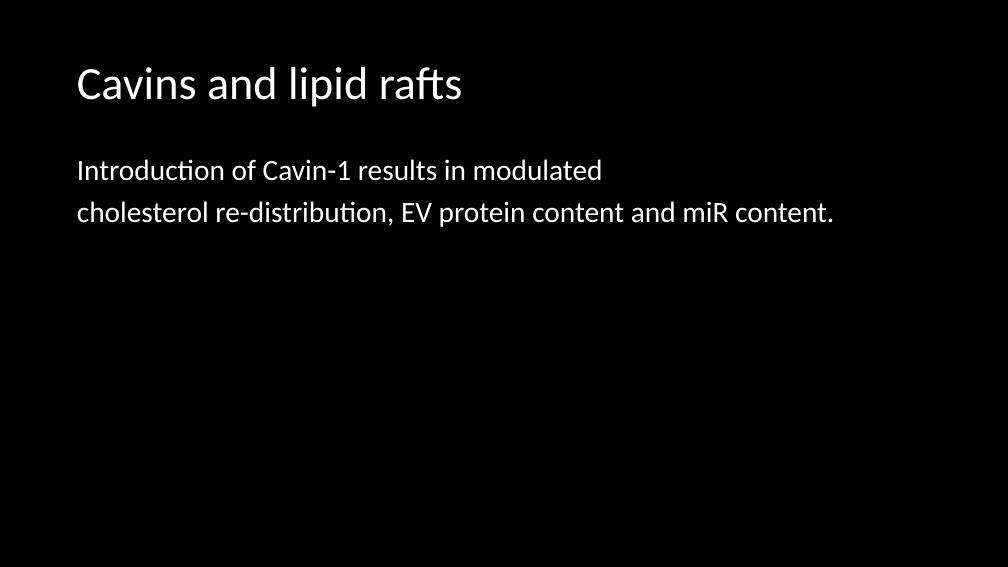
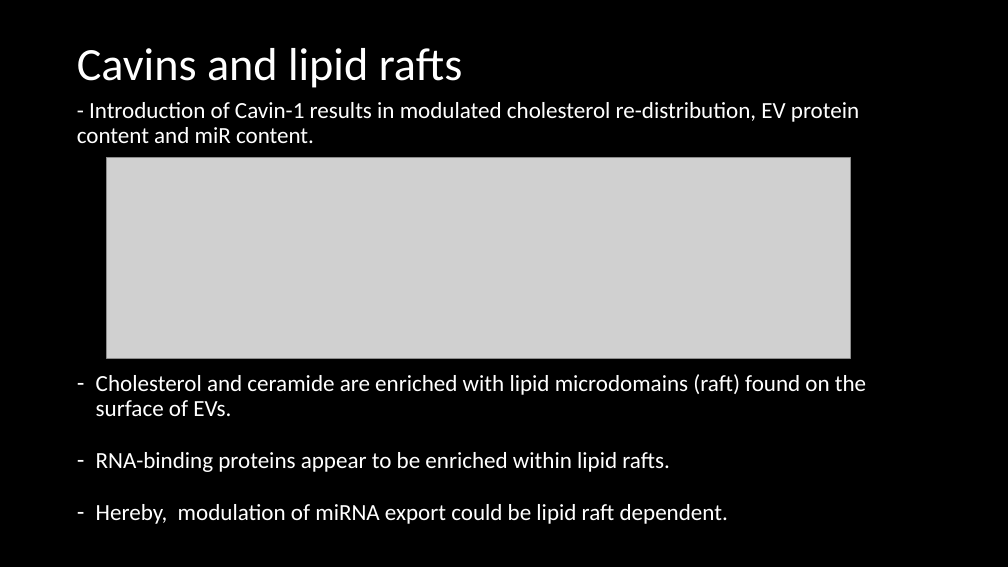
Before and after one commit to HarleyRobinson/Honours2, a slide deck: slide 6 of BackgroundInfo/Selective export of microRNA via extracellular vesicles.pptx. Drawn at 1008x567 pixels with LibreOffice and Linux fonts; fonts in the diff are those of the drawing; grey boxes stand for pictures. Boxes give left, top, right and bottom in pixels: in the first picture for what was removed or moved away, otherwise in the second. Text is boxed around its words. In the diff, an @@ line names an element or a change of style, - is before the commit and + after.

```diff
--- a/BackgroundInfo/Selective export of microRNA via extracellular vesicles.pptx
+++ b/BackgroundInfo/Selective export of microRNA via extracellular vesicles.pptx
@@ title "Cavins and lipid rafts": place and size @@
-title "Cavins and lipid rafts" at box(77, 67, 463, 107)
+title "Cavins and lipid rafts" at box(77, 48, 463, 88)
@@ text at box(77, 102, 866, 524): text changed; size 28 to 22 pt @@
-Introduction of Cavin-1 results in modulated
-cholesterol re-distribution, EV protein content and miR content.
+- Introduction of Cavin-1 results in modulated cholesterol re-distribution, EV protein content and miR content.
+– Cholesterol and ceramide are enriched with lipid microdomains (raft) found on the surface of EVs.
+– RNA-binding proteins appear to be enriched within lipid rafts.
+– Hereby, modulation of miRNA export could be lipid raft dependent.
@@ picture added at box(107, 157, 851, 358) @@
```
Also in this commit, not shown: 9 other slides changed, 5 other files.
